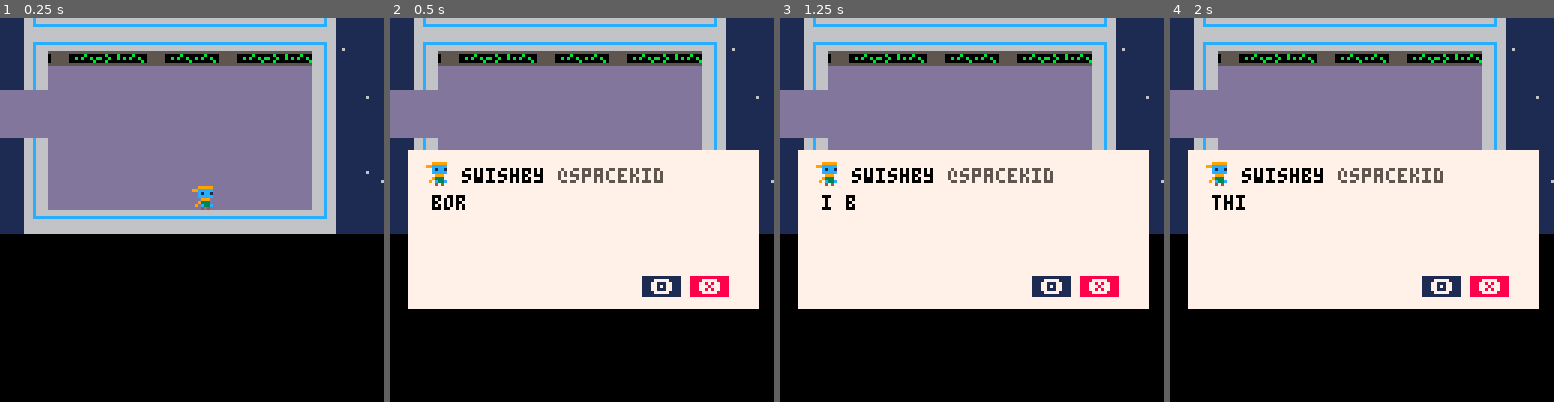
Above: before the commit, frames 1-4 (left to right).
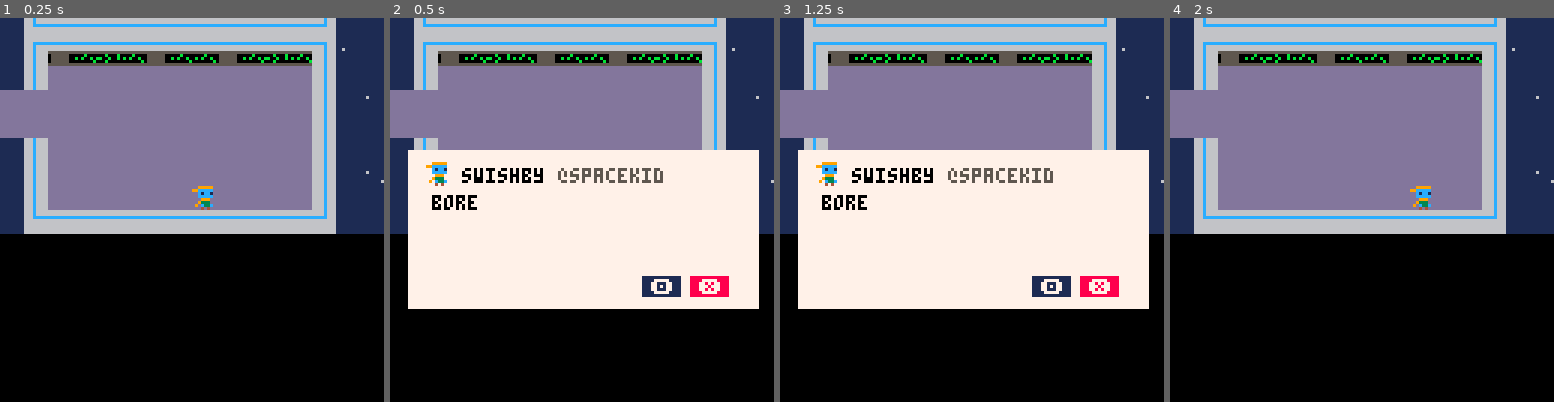
Above: after the commit, the same moments.

Repository: The-Cunning-Folk/verified
Game: PICO-8 cartridge verified.p8
Two runs of this game, one before a commit and one after it. Both use one fixed random seed, a clock stepped at 60 frames per second and the inputs below.
Inputs:
- Up to frame 1 (0.25 s): no input
- Up to frame 2 (0.5 s): tap X (X key) at 0.33 s
- Up to frame 3 (1.25 s): tap O (Z key) at 0.7 s; tap X (X key) at 1.07 s
- Up to frame 4 (2 s): hold Right from 1.6 s (still down); tap O (Z key) at 1.7 s; tap X (X key) at 1.85 s

Frame 1 is identical in both runs. In frame 2, less than 0.1% of the frame differs, in the area x 20-23%, y 46-50%; in frame 3, 0.2%; in frame 4, 38%, in the area x 4-97%, y 34-76%.

Commit message:
ui improvements

Diff:
--- a/verified.p8
+++ b/verified.p8
@@ -247,6 +247,7 @@
  cambox = 24
  tweeting = false
  inittweets()
+ canceltime = time()
 
 end
 
@@ -273,12 +274,18 @@
 
 	--tweeting
 
-	if btn(5) then
+	if btn(5) and time()-canceltime>0.3 and  not tweeting then
 		tweeting = true
 		tweetstring = ""
 		targettweet = choosetweet(5)
 		chars = 0
 		ctime = time()
+		ttime = time()
+	end
+
+	if btn(5) and tweeting and time()-ttime > 0.5 then
+		tweeting = false
+		canceltime = time()
 	end
 
 	if tweeting then
@@ -291,6 +298,7 @@
 
 	if tweeting and btn(4) then
 		tweeting = false
+		canceltime = time()
 	end
 
 
